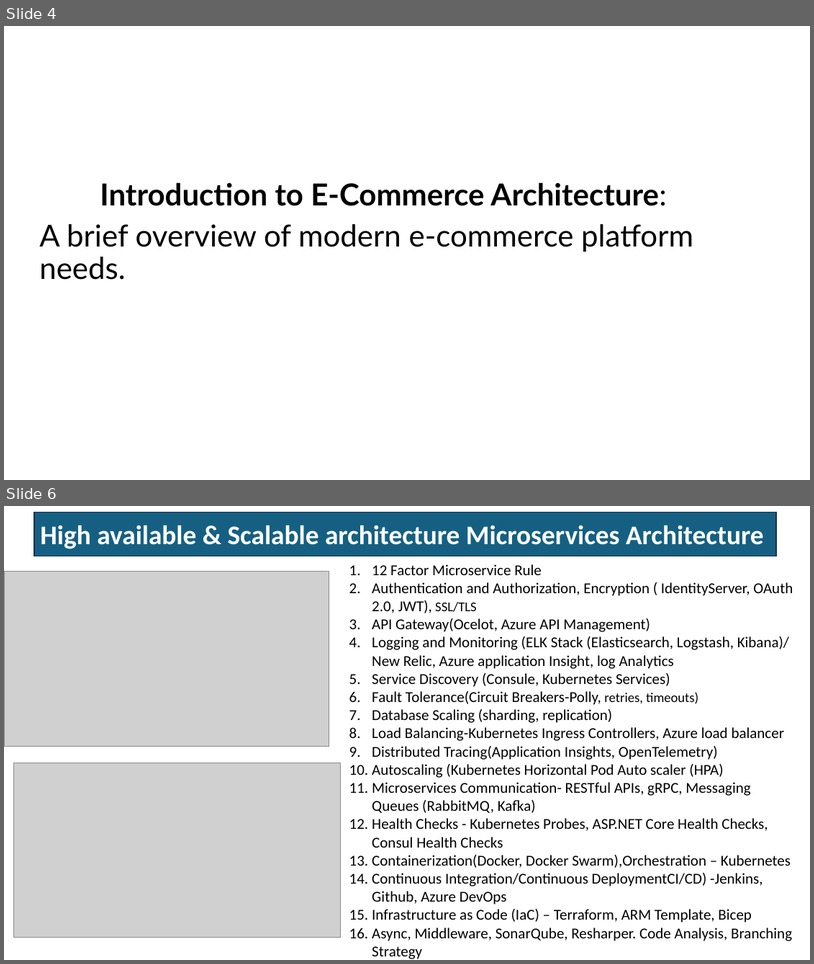
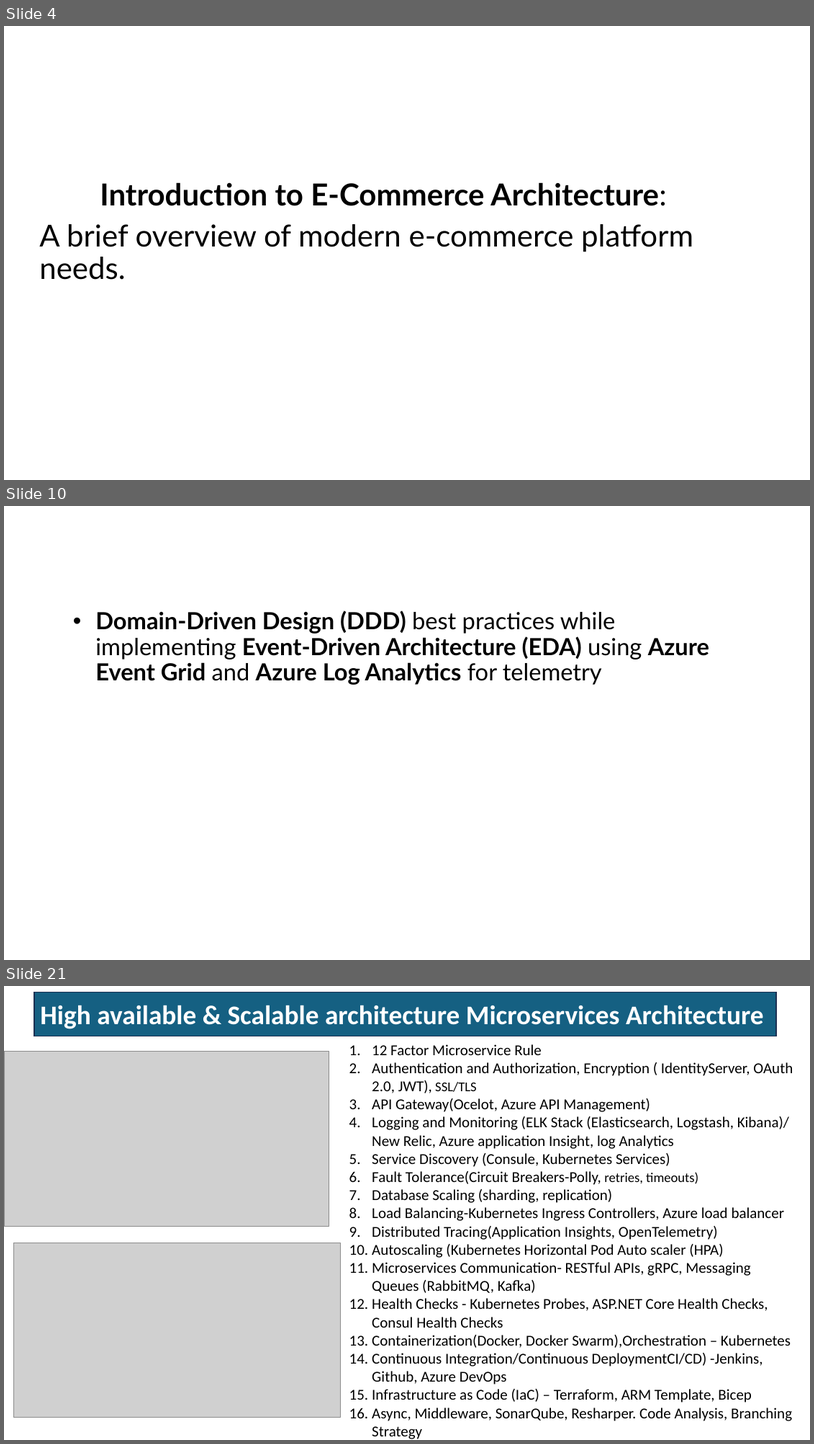
Before and after one commit to RajneeshhajelaAzure/architect, a slide deck: Architecting E-Commerce Solutions with.pptx. Shown one above the other, each under a label of ours: slides 4 and 6 before the commit, slides 4, 10 and 21 after it; the slides between them are not shown. The pictures are 814x964 and 814x1444 pixels, drawn with LibreOffice and Linux fonts; fonts in the diff are those of the drawing; grey boxes stand for pictures. Boxes give left, top, right and bottom in pixels: in the first picture for what was removed or moved away, otherwise in the second. Text is boxed around its words. In the diff, an @@ line names an element or a change of style, - is before the commit and + after.

```diff
--- a/Architecting E-Commerce Solutions with.pptx
+++ b/Architecting E-Commerce Solutions with.pptx
@@ slide 10 added at (4, 506, 810, 960), background #FFFFFF @@
@@ text added at (95, 610, 710, 685), 28 pt, text #000000, bold @@
+• Domain-Driven Design (DDD) best practices while implementing Event-Driven Architecture (EDA) using Azure Event Grid and Azure Log Analytics for telemetry
@@ what was slide 6 is now slide 21 @@
```
Also in this commit, not shown: 2 slides changed, 15 other slides added, 2 other files.
